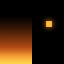
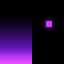
Revision of a layered 64 x 64 image; what changed, layer by layer:
added group "mine" with 3 layers above "ammo" over [0, 15, 58, 64]
added layer "Calque 3" (3rd of 5, in "mine") (addition) in group "mine" over [40, 15, 58, 33]
added layer "Calque 2" (3rd of 5, in "mine") in group "mine" over [0, 16, 52, 64]
hid group "speed" (2 layers) over [0, 15, 58, 64]
